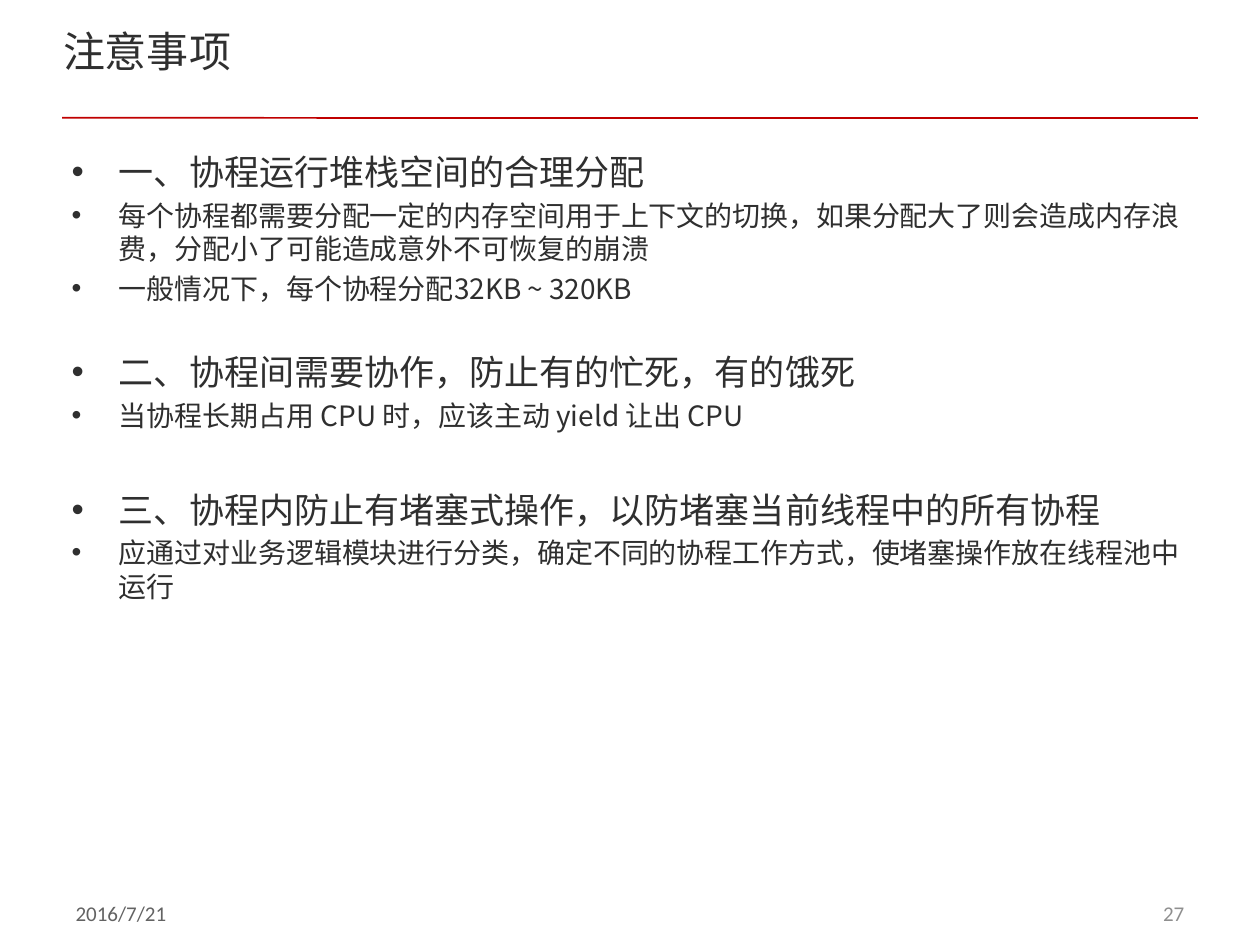
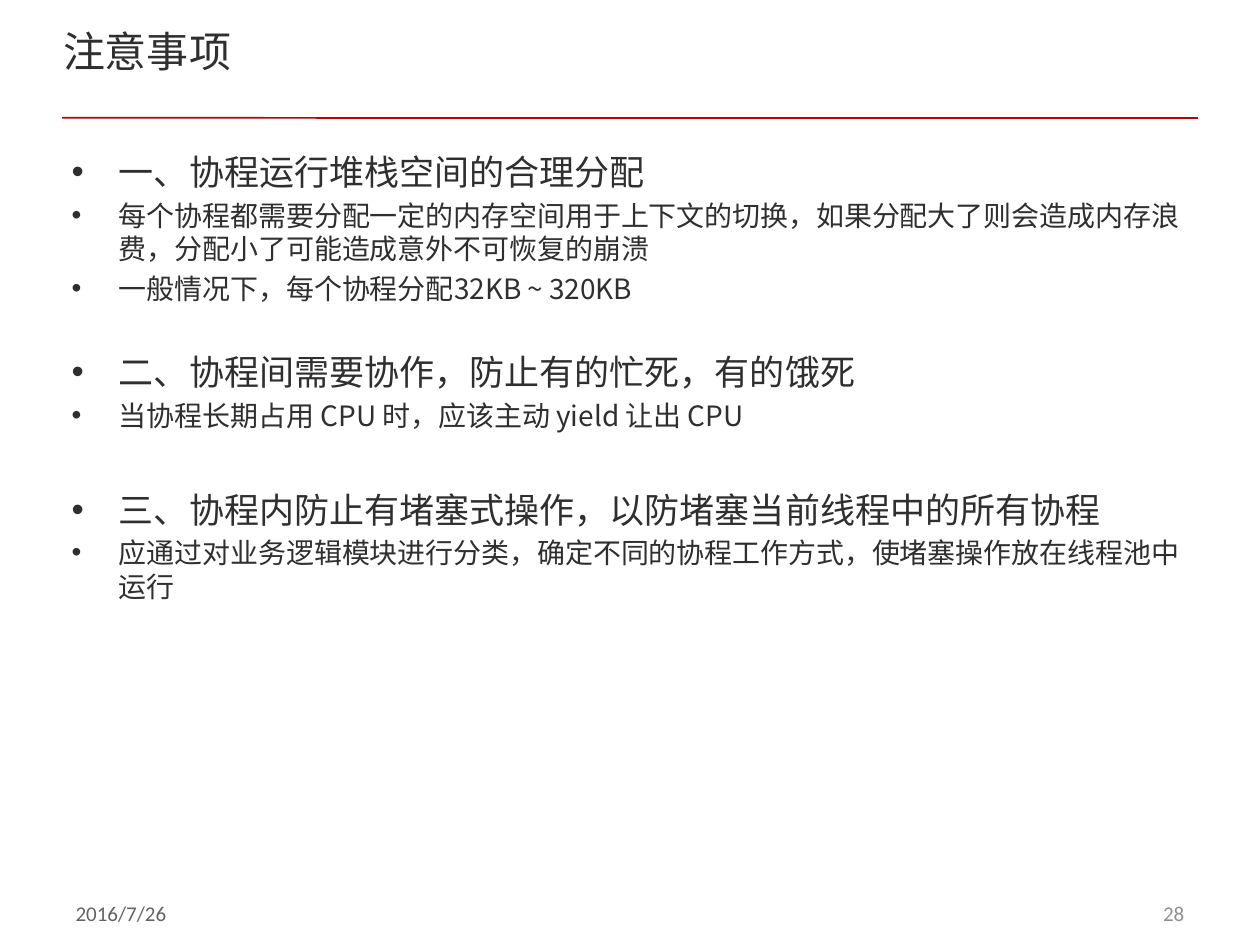
Before and after one commit to ddxflqm/acl, a slide deck: slide 28 of doc/acl_fiber.pptx (slide 27 before the commit). Drawn at 1260x945 pixels with LibreOffice and Linux fonts; fonts in the diff are those of the drawing; background and template pictures are left out. Boxes give left, top, right and bottom in pixels: in the first picture for what was removed or moved away, otherwise in the second. Text is boxed around its words. In the diff, an @@ line names an element or a change of style, - is before the commit and + after.

```diff
--- a/doc/acl_fiber.pptx
+++ b/doc/acl_fiber.pptx
@@ text at <box>76,906,167,922</box>: text changed @@
-2016/7/21
+2016/7/26
@@ page number at <box>1163,907,1184,921</box>: text changed @@
-27
+28
```
Also in this commit, not shown: 27 other slides changed, 2 slides added, 1 slide removed.
